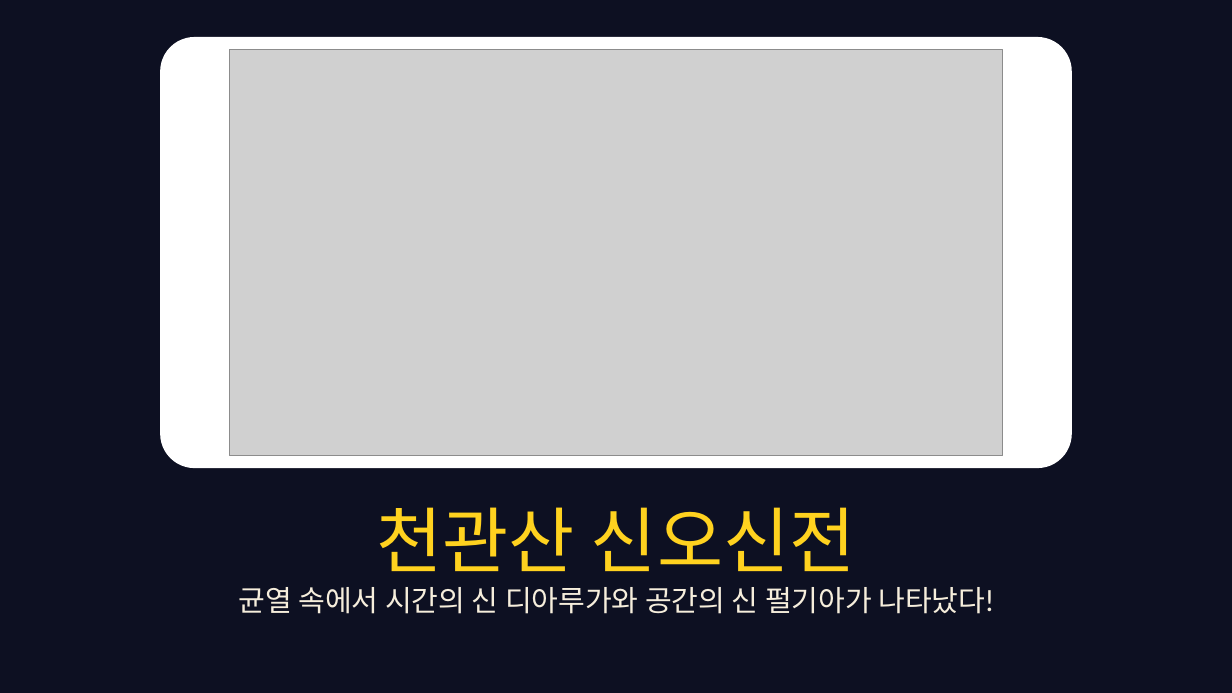
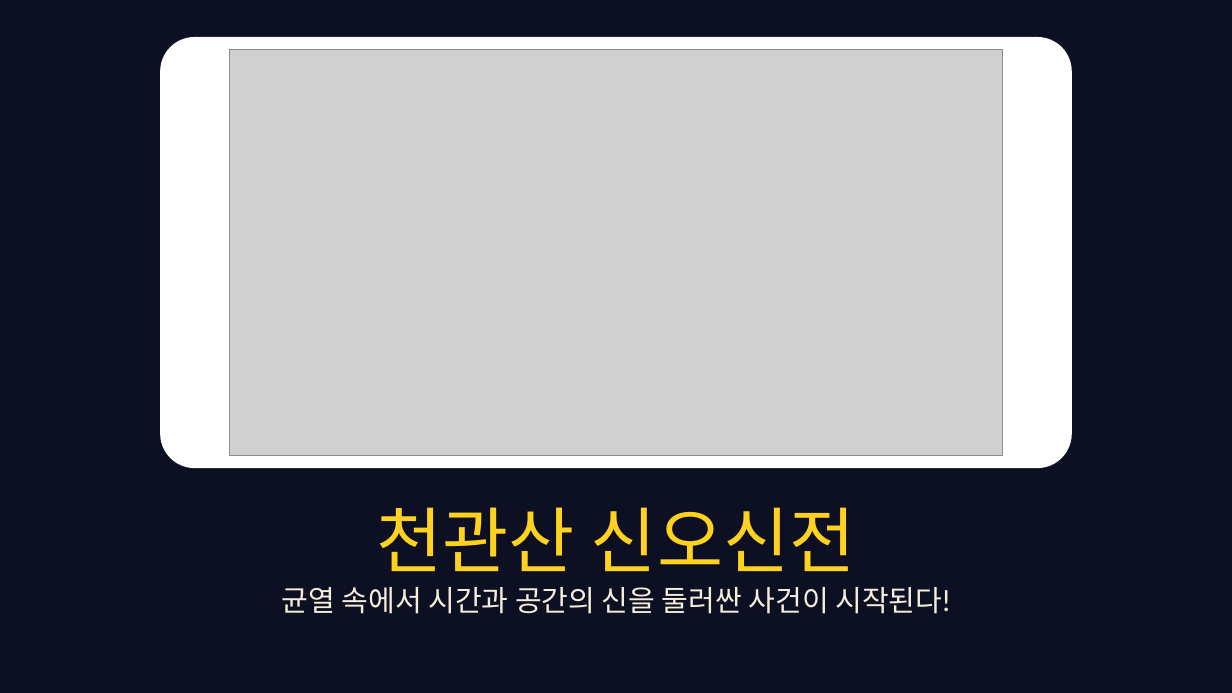
Before and after one commit to choivoo/-, a slide deck: slide 161 of 레전드_아르세우스_히스이_대모험_주거와_도시_경제성장에_따른_생활변화(최선유_최종본).pptx (slide 107 before the commit). Drawn at 1232x693 pixels with LibreOffice and Linux fonts; fonts in the diff are those of the drawing; grey boxes stand for pictures. Boxes give left, top, right and bottom in pixels: in the first picture for what was removed or moved away, otherwise in the second. Text is boxed around its words. In the diff, an @@ line names an element or a change of style, - is before the commit and + after.

```diff
--- a/레전드_아르세우스_히스이_대모험_주거와_도시_경제성장에_따른_생활변화(최선유_최종본).pptx
+++ b/레전드_아르세우스_히스이_대모험_주거와_도시_경제성장에_따른_생활변화(최선유_최종본).pptx
@@ text at [282,587,950,614]: text changed @@
-균열 속에서 시간의 신 디아루가와 공간의 신 펄기아가 나타났다!
+균열 속에서 시간과 공간의 신을 둘러싼 사건이 시작된다!
```
Also in this commit, not shown: 7 other slides changed, 121 slides added.
